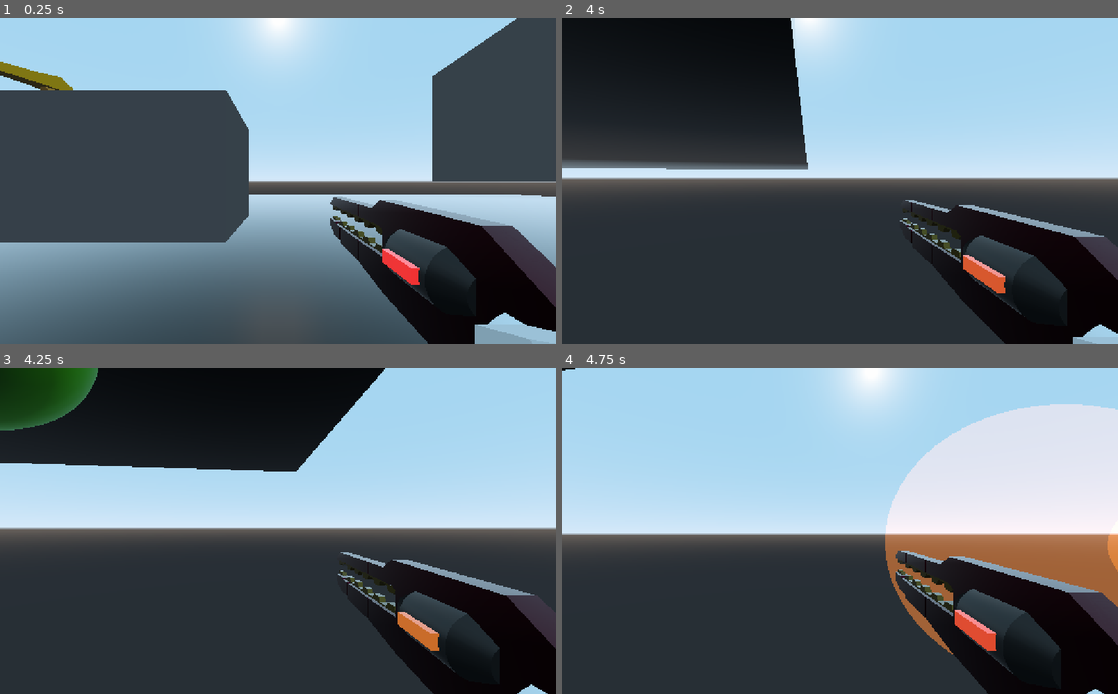
Above: before the commit, frames 1-4 (two rows, left to right).
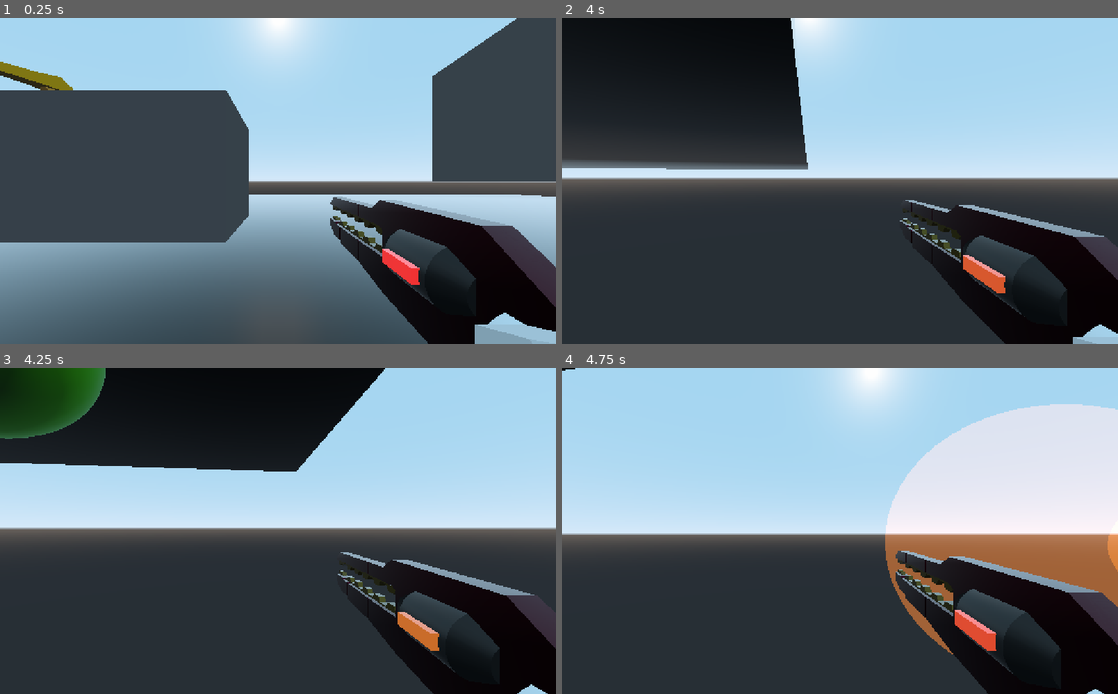
Above: after the commit, the same moments.

Repository: Jshigoodies/Experiment
Game: Godot game, scene res://Testing/TestWorld.tscn
Two runs of this game, one before a commit and one after it. Both use one fixed random seed, a clock stepped at 60 frames per second and the inputs below.
Inputs (mouse positions are in pixels of both pictures, inside the frame that each line leads up to):
- Up to frame 1 (0.25 s): no input
- Up to frame 2 (4 s): tap Enter at 0.5 s; move the mouse to (867, 181) at 0.52 s; hold D (right) 0.53-1.28 s; hold W (foward) 0.53-1.28 s; tap Space (jump) at 0.77, 1.52, 3.02, 3.77 s; move the mouse to (812, 181) at 1.27 s; hold S (backward) 1.28-2.03 s; right-click (812, 181) at 1.35 s; move the mouse to (851, 174) at 2.02 s; hold D (right) 2.03-3.53 s; tap Shift (sprint) at 2.1 s; move the mouse to (834, 187) at 2.77 s; tap W (foward) at 2.85 s; move the mouse to (878, 184) at 3.52 s; hold A (left) from 3.53 s (still down); hold Right mouse button (right_mouse_button) from 3.53 s (still down)
- Up to frame 3 (4.25 s): keep holding A (left); keep holding Right mouse button (right_mouse_button)
- Up to frame 4 (4.75 s): keep holding A (left); move the mouse to (795, 527) at 4.27 s; release Right mouse button (right_mouse_button) at 4.28 s; tap Shift (sprint) at 4.35 s; tap Space (jump) at 4.52 s

Frames 1-2 are identical in both runs. In frame 3, 1.1% of the frame differs, in the area x 0-19%, y 0-22%; in frame 4, nothing differs.

Commit message:
added bullet for turret

Diff:
--- /dev/null
+++ b/Model Assets/TurretBullet.gd
@@ -0,0 +1,10 @@
+extends RigidBody
+
+var bullet_speed = 75.0
+
+func _ready():
+	pass
+
+func set_direction(direction):
+	# Set the bullet's initial linear velocity in the given direction.
+	linear_velocity = direction.normalized() * bullet_speed
--- /dev/null
+++ b/Model Assets/TurretBullet.tscn
@@ -0,0 +1,55 @@
+[gd_scene load_steps=9 format=2]
+
+[ext_resource path="res://Model Assets/TurretBullet.gd" type="Script" id=1]
+
+[sub_resource type="BoxShape" id=4]
+
+[sub_resource type="SphereMesh" id=8]
+
+[sub_resource type="SpatialMaterial" id=2]
+albedo_color = Color( 1, 0, 0, 1 )
+metallic = 1.0
+roughness = 0.0
+
+[sub_resource type="BoxShape" id=3]
+
+[sub_resource type="ParticlesMaterial" id=5]
+direction = Vector3( 0, 0, 0 )
+gravity = Vector3( 0, 0, 0 )
+
+[sub_resource type="SpatialMaterial" id=6]
+albedo_color = Color( 1, 0.364706, 0.364706, 0.494118 )
+metallic_specular = 1.0
+roughness = 0.42
+
+[sub_resource type="CubeMesh" id=7]
+material = SubResource( 6 )
+size = Vector3( 0.265, 0.009, 0.3 )
+
+[node name="TurretBullet" type="RigidBody"]
+transform = Transform( 1, 0, 0, 0, 1, 0, 0, 0, 1, 0, 0, 0.177573 )
+script = ExtResource( 1 )
+
+[node name="CollisionShape" type="CollisionShape" parent="."]
+transform = Transform( 0.157, 0, 0, 0, 0.05, 0, 0, 0, 0.141, 0, 0, -0.0439029 )
+shape = SubResource( 4 )
+
+[node name="body" type="Spatial" parent="."]
+transform = Transform( 0.157, 0, 0, 0, 0.05, 0, 0, 0, 0.141, 0, 0, -0.0439029 )
+
+[node name="MeshInstance" type="MeshInstance" parent="body"]
+mesh = SubResource( 8 )
+skeleton = NodePath("../..")
+material/0 = SubResource( 2 )
+
+[node name="Area" type="Area" parent="body"]
+
+[node name="CollisionShape" type="CollisionShape" parent="body/Area"]
+shape = SubResource( 3 )
+
+[node name="Particles" type="Particles" parent="."]
+transform = Transform( 1, 0, 0, 0, 1, 0, 0, 0, 1, 0, 0, -0.22357 )
+amount = 32
+local_coords = false
+process_material = SubResource( 5 )
+draw_pass_1 = SubResource( 7 )
--- a/Model Assets/bullet.tscn
+++ b/Model Assets/bullet.tscn
@@ -40,7 +40,6 @@
 [sub_resource type="SphereShape" id=7]
 
 [node name="bullet" type="RigidBody"]
-transform = Transform( 0.5, 0, 0, 0, 0.5, 0, 0, 0, 0.5, 0, 0, 0 )
 collision_mask = 0
 script = ExtResource( 1 )
 
